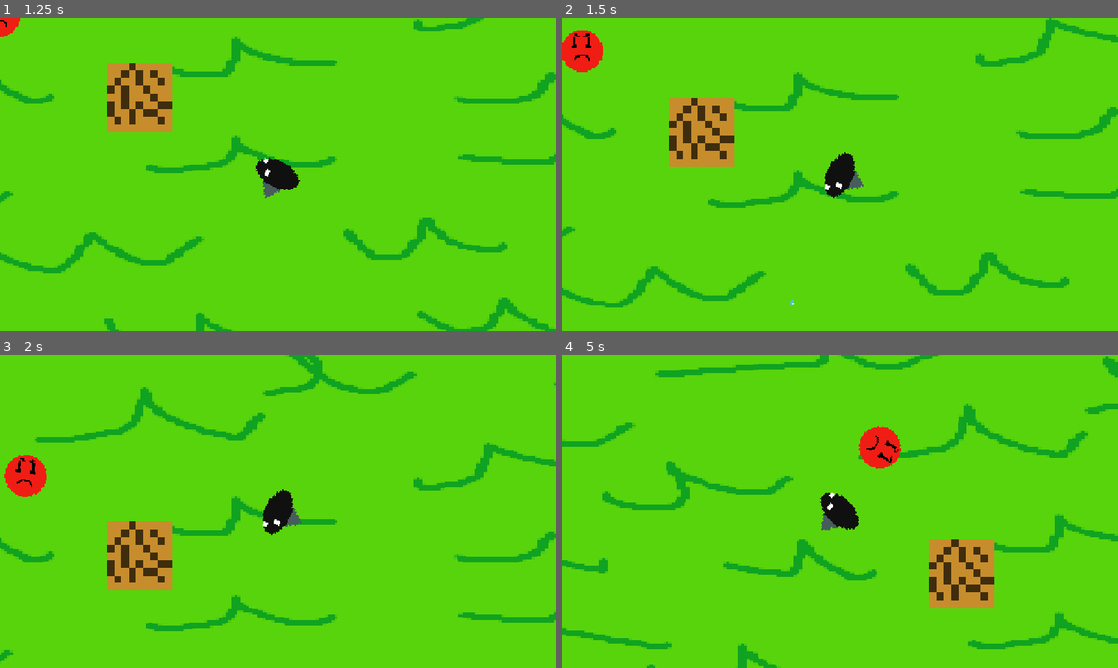
Above: before the commit, frames 1-4 (two rows, left to right).
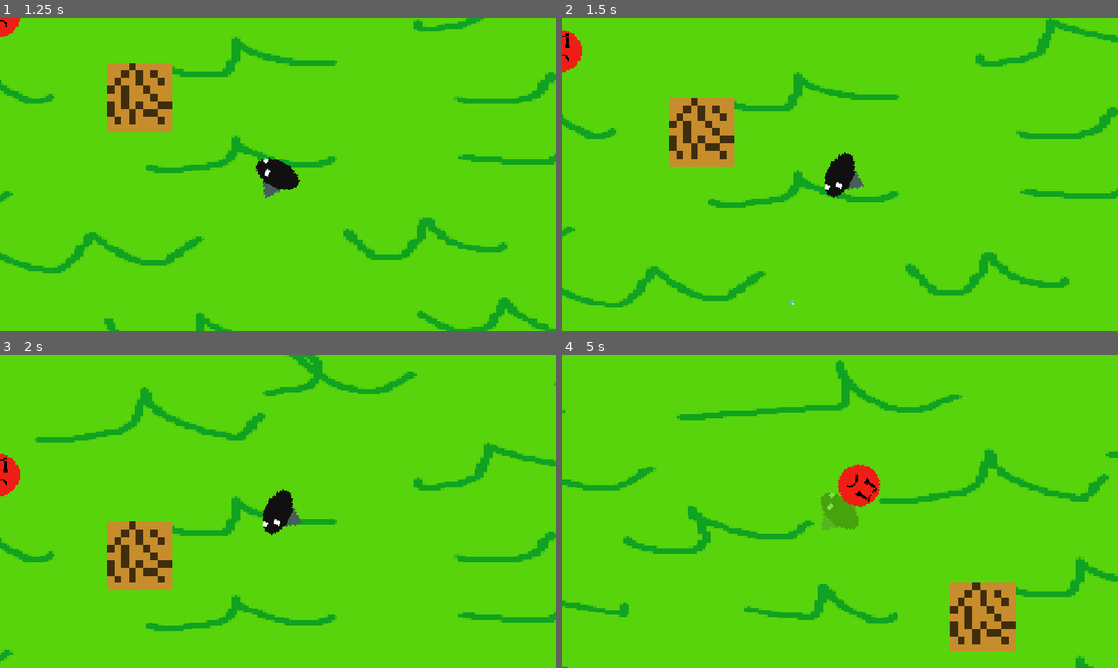
Above: after the commit, the same moments.

Repository: rohan-pandurangi/bounce-back-game
Game: Godot game, scene res://scenes/title_screen.tscn
The game is run twice, just before and just after one commit, with the same random seed, the same clock (stepped at 60 frames per second) and the same inputs.
Inputs (mouse positions are in pixels of both pictures, inside the frame that each line leads up to):
- Up to frame 1 (1.25 s): click "START" at 0.5 s
- Up to frame 2 (1.5 s): tap Enter at 1.25 s; move the mouse to (812, 237) at 1.27 s; hold W (move_up) from 1.28 s (still down); click (812, 237) at 1.35 s
- Up to frame 3 (2 s): keep holding W (move_up)
- Up to frame 4 (5 s): move the mouse to (1006, 558) at 2.02 s; click (1006, 558) at 2.1 s; move the mouse to (673, 464) at 2.77 s; release W (move_up) at 2.78 s; hold A (move_left) 2.78-4.28 s; click (673, 464) at 2.85 s; move the mouse to (867, 511) at 3.52 s; click (867, 511) at 3.6 s; move the mouse to (756, 433) at 4.27 s; hold S (move_down) from 4.28 s (still down); click (756, 433) at 4.35 s

Frame 1 is identical in both runs. In frame 2, 0.6% of the frame differs, in the area x 0-8%, y 4-18%; in frame 3, 0.8%; in frame 4, 17%, in the area x 0-100%, y 0-100%.

Commit message:
added health
health and kb

Diff:
--- a/scenes/ball.tscn
+++ b/scenes/ball.tscn
@@ -7,6 +7,7 @@
 radius = 6.0
 
 [node name="ball" type="CharacterBody2D" unique_id=1881543584]
+collision_layer = 0
 collision_mask = 9
 script = ExtResource("1_cxlvu")
 
--- a/scenes/title_screen.tscn
+++ b/scenes/title_screen.tscn
@@ -6,11 +6,9 @@
 script/source = "extends Node2D
 
 
-# Called when the node enters the scene tree for the first time.
 func _ready() -> void:
 	pass # Replace with function body.
 
-# Called every frame. 'delta' is the elapsed time since the previous frame.
 func _process(_delta: float) -> void:
 	pass
 
--- a/scripts/ball.gd
+++ b/scripts/ball.gd
@@ -5,32 +5,38 @@
 var dir: float
 
 var speed: float = 2000.0
-var collision_count: int = 0
+var bounce_count: int = 0
 
-const MAX_COLLISIONS: int = 3
+
+const MAX_BOUNCES: int = 3
+
 
 func _ready() -> void:
 	global_position = pos
 	global_rotation = rota
-
-	velocity = Vector2(speed, 0).rotated(dir)
+	velocity = Vector2(speed, 0.0).rotated(dir)
 
 
 func _physics_process(delta: float) -> void:
 	var collision = move_and_collide(velocity * delta)
 
-	if collision:
-		var body = collision.get_collider()
+	if collision == null:
+		return
 
-		if body is enemy:
-			body.queue_free()
-			queue_free()
-			return
+	var body = collision.get_collider()
 
-		collision_count += 1
+	if body is enemy:
+		body.take_damage(1)
+		queue_free()
+		return
 
-		if collision_count >= MAX_COLLISIONS:
-			queue_free()
-			return
+	if body is CharacterBody2D:
+		queue_free()
+		return
 
-		velocity = velocity.bounce(collision.get_normal())
+	bounce_count += 1
+	if bounce_count > MAX_BOUNCES:
+		queue_free()
+		return
+
+	velocity = velocity.bounce(collision.get_normal())
--- a/scripts/enemy.gd
+++ b/scripts/enemy.gd
@@ -1,20 +1,30 @@
 extends CharacterBody2D
+
 class_name enemy
 
 var Player: player = null
 
-var speed: float =  100.0
-var direction := Vector2.ZERO
+var speed: float = 100.0
 
-func _process(delta: float) -> void:
-	if Player != null:
-				look_at(Player.global_position)
+var health: int = 3
 
-func _physics_process(delta: float) -> void:
-	if Player != null:
+var direction: Vector2 = Vector2.ZERO
+
+
+func _ready() -> void:
+	print(name, " health: ", health)
+
+
+func _process(_delta: float) -> void:
+	if Player != null and not Player.is_dead:
+		look_at(Player.global_position)
+
+
+func _physics_process(_delta: float) -> void:
+	if Player != null and not Player.is_dead:
 		var enemy_to_player = Player.global_position - global_position
 
-		if enemy_to_player.length() > 20:
+		if enemy_to_player.length() > 20.0:
 			direction = enemy_to_player.normalized()
 		else:
 			direction = Vector2.ZERO
@@ -24,14 +34,25 @@
 	velocity = direction * speed
 	move_and_slide()
 
+
+func take_damage(amount: int = 1) -> void:
+	health -= amount
+	print(name, " health: ", health)
+
+	if health <= 0:
+		print(name, " defeated")
+		queue_free()
+
+
 func _on_player_detector_body_entered(body: Node2D) -> void:
-	if body is  player:
-		if Player  == null:
-			Player  =  body
-			print(name +  "found player") # Replace with function body.
+	if body is player:
+		if Player == null:
+			Player = body
+			print(name, " found player")
+
 
 func _on_player_detector_body_exited(body: Node2D) -> void:
-	if body is  player:
-		if Player  != null:
-			Player  =  null
-			print(name +  "lost player")  # Replace with function body.
+	if body is player:
+		if Player != null:
+			Player = null
+			print(name, " lost player")
--- a/scripts/player.gd
+++ b/scripts/player.gd
@@ -1,17 +1,39 @@
 extends CharacterBody2D
 
 class_name player
+
 signal died
 
-@onready var camera_remote_transform =  $cameraRemoteTransform
+@onready var camera_remote_transform: RemoteTransform2D = $cameraRemoteTransform
+@onready var player_sprite: Sprite2D = $body
+@onready var hitbox: Area2D = $hitbox
 
-var speed = 400.0
-@export var background_size = Vector2(3901.5, 2270.5)
-@export var background_position = Vector2(641, 363)
-var  bullet_path=preload("res://scenes/ball.tscn")
+var speed: float = 400.0
+
+var player_health: int = 3
+
+var invulnerability_time: float = 0.0
+const INVULNERABILITY_DURATION: float = 1.0
+const KNOCKBACK_STRENGTH: float = 650.0
+const KNOCKBACK_FRICTION: float = 1800.0
+
+var knockback_velocity: Vector2 = Vector2.ZERO
+var is_dead: bool = false
+
+@export var background_size: Vector2 = Vector2(3901.5, 2270.5)
+@export var background_position: Vector2 = Vector2(641, 363)
+
+var bullet_path = preload("res://scenes/ball.tscn")
+
+
+func _ready() -> void:
+	print("Player health: ", player_health)
+
 
 func _process(_delta: float) -> void:
-	# look at mouse
+	if is_dead:
+		return
+
 	look_at(get_global_mouse_position())
 
 	if Input.is_action_just_pressed("shoot"):
@@ -20,43 +42,94 @@
 	if Input.is_action_just_pressed("quit"):
 		get_tree().quit()
 
-func _physics_process(_delta: float) -> void:
 
-	var move_dir = Vector2(Input.get_axis("move_left", "move_right"),
-		Input.get_axis("move_up", "move_down"))
+func _physics_process(delta: float) -> void:
+	if is_dead:
+		velocity = Vector2.ZERO
+		return
 
+	_update_invulnerability(delta)
+
+	var move_dir = Vector2(
+		Input.get_axis("move_left", "move_right"),
+		Input.get_axis("move_up", "move_down")
+	)
+
+	var movement_velocity = Vector2.ZERO
 	if move_dir != Vector2.ZERO:
-		velocity = speed * move_dir.normalized()
-	else:
-		velocity.x = move_toward(velocity.x, 0, speed)
-		velocity.y = move_toward(velocity.y, 0, speed)
+		movement_velocity = speed * move_dir.normalized()
 
+	knockback_velocity = knockback_velocity.move_toward(
+		Vector2.ZERO,
+		KNOCKBACK_FRICTION * delta
+	)
+	velocity = movement_velocity + knockback_velocity
 	move_and_slide()
 
-	# Keep player inside background
-	var half_size = background_size / 2
 
+	for body in hitbox.get_overlapping_bodies():
+		if body is enemy:
+			take_damage(body)
+			break
+
+	var half_size = background_size / 2.0
 	global_position.x = clamp(
 		global_position.x,
 		background_position.x - half_size.x,
 		background_position.x + half_size.x
 	)
-
 	global_position.y = clamp(
 		global_position.y,
 		background_position.y - half_size.y,
 		background_position.y + half_size.y
 	)
+
+
+func _update_invulnerability(delta: float) -> void:
+	if invulnerability_time > 0.0:
+		invulnerability_time = maxf(0.0, invulnerability_time - delta)
+
+		if invulnerability_time > 0.0:
+			var flash_color: Color = player_sprite.modulate
+			flash_color.a = 0.25 if int(invulnerability_time * 10.0) % 2 == 0 else 1.0
+			player_sprite.modulate = flash_color
+		else:
+			var normal_color: Color = player_sprite.modulate
+			normal_color.a = 1.0
+			player_sprite.modulate = normal_color
+
+
+func take_damage(source: Node2D) -> void:
+	if is_dead or invulnerability_time > 0.0:
+		return
+
+	player_health -= 1
+	print("Player health: ", player_health)
+
+	var knockback_direction = global_position - source.global_position
+	if knockback_direction.length_squared() < 0.001:
+		knockback_direction = Vector2.RIGHT
+	else:
+		knockback_direction = knockback_direction.normalized()
+
+	knockback_velocity = knockback_direction * KNOCKBACK_STRENGTH
+	invulnerability_time = INVULNERABILITY_DURATION
+
+	if player_health <= 0:
+		is_dead = true
+		velocity = Vector2.ZERO
+		print("Player died. Respawning...")
+		died.emit()
+
+
 func _on_hitbox_body_entered(body: Node2D) -> void:
 	if body is enemy:
-		print("touched  the  player")
-		died.emit()
-		queue_free()
-	 # Replace with function body.
+		take_damage(body)
 
-func fire():
-	var bullet=bullet_path.instantiate()
-	bullet.dir=rotation
-	bullet.pos=$firepos.global_position
-	bullet.rota=global_rotation
+
+func fire() -> void:
+	var bullet = bullet_path.instantiate()
+	bullet.dir = rotation
+	bullet.pos = $firepos.global_position
+	bullet.rota = global_rotation
 	get_parent().add_child(bullet)
--- a/scripts/titleScreen.gd
+++ b/scripts/titleScreen.gd
@@ -1,11 +1,9 @@
 extends Node
 
 
-# Called when the node enters the scene tree for the first time.
 func _ready() -> void:
 	pass # Replace with function body.
 
 
-# Called every frame. 'delta' is the elapsed time since the previous frame.
 func _process(delta: float) -> void:
 	pass
--- a/scripts/world.gd
+++ b/scripts/world.gd
@@ -1,13 +1,25 @@
 extends Node2D
 
-@onready var player =  $player
-@onready var main_camera =  $mainCamera
+@onready var player = $player
+@onready var main_camera = $mainCamera
 
-func  _ready() -> void:
+var respawn_pending: bool = false
+
+
+func _ready() -> void:
 	player.died.connect(_on_player_died)
-	player.camera_remote_transform.remote_path =  main_camera.get_path()
+	player.camera_remote_transform.remote_path = main_camera.get_path()
 
-func  _on_player_died():
-	print("game over")
 
-	get_tree().create_timer(3).timeout.connect(get_tree().reload_current_scene)
+func _on_player_died() -> void:
+	if respawn_pending:
+		return
+
+	respawn_pending = true
+	print("Game over. Respawning in 3 seconds.")
+
+	get_tree().create_timer(3.0).timeout.connect(_respawn)
+
+
+func _respawn() -> void:
+	get_tree().reload_current_scene()
Binary file added: assets/textures/spiked_walls.png
Not shown, added: assets/textures/spiked_walls.png.import
